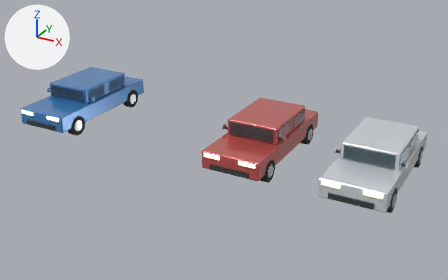
The glTF model assets/models/ch-cars.glb: old version first, new version second.
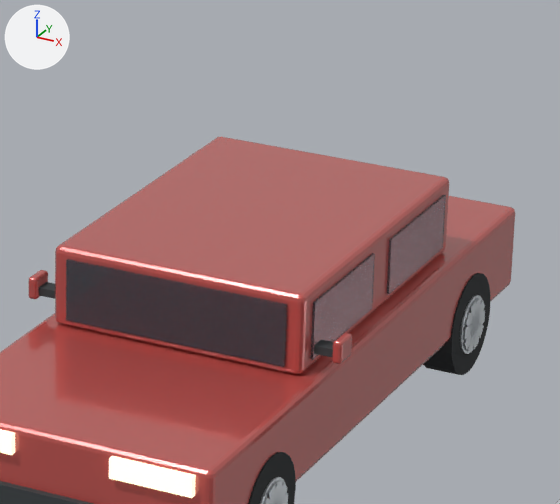
The first picture shows the older version from a 50 mm lens placed at (52.35, -91.91, 8.19), pointed at (43.61, -76.03, 0.24). The close-ups show the older and then the newer version on the part from 48% to 73% of the width and 25% to 61% of the height of that picture. Only the edits that show in the close-ups are written down. The lights are fixed; the arrows at upper left show +X, +Y and +Z. Where no turn or scale is listed for an object, it has been applied to the vertices.

Objects in the first close-up: 'ch-cars_red_body', 'ch-cars_red_glass_front_L', 'ch-cars_red_glass_rear_L', 'ch-cars_red_glass_wind', 'ch-cars_red_grille', 'ch-cars_red_head_L', 'ch-cars_red_roof', 'ch-cars_red_wheel_01_tire', 'ch-cars_red_wheel_11_tire' and 17 more.
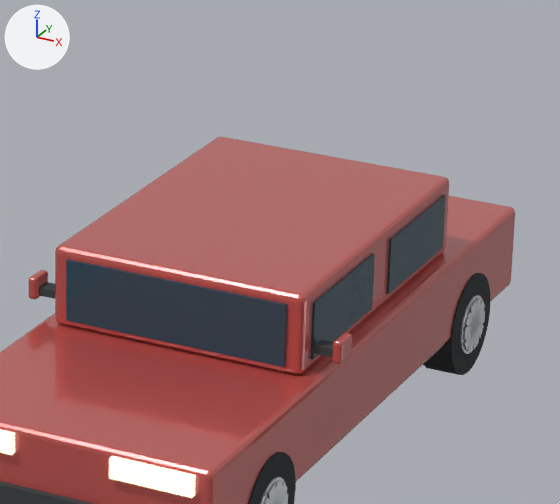
Location of each change, [x1, y1, x2, y2] in pixels of the close-ups (560 x 504 px):
'ch-cars_red_glass_wind', recoloured, surface changed
    both: [66, 259, 287, 367]
'ch-cars_red_glass_front_L', recoloured, surface changed
    both: [311, 253, 375, 360]
'ch-cars_red_glass_rear_L', recoloured, surface changed
    both: [387, 195, 446, 294]

What the commit changed:
Material 'ch-cars_glass' (mat_ch_cars_glass) changes colour from blue #9fc3d8 to dark blue #33505f; in linear values from (0.347, 0.546, 0.687) to (0.0331, 0.0802, 0.114).
In material 'ch-cars_glass' (mat_ch_cars_glass), transmission_weight goes from 0.9 to 0.1.
